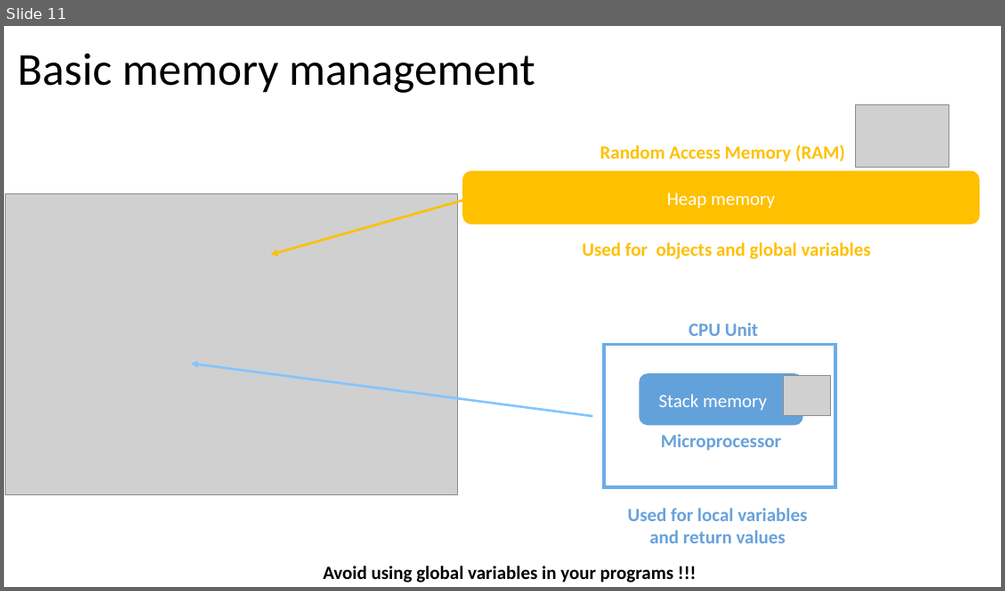
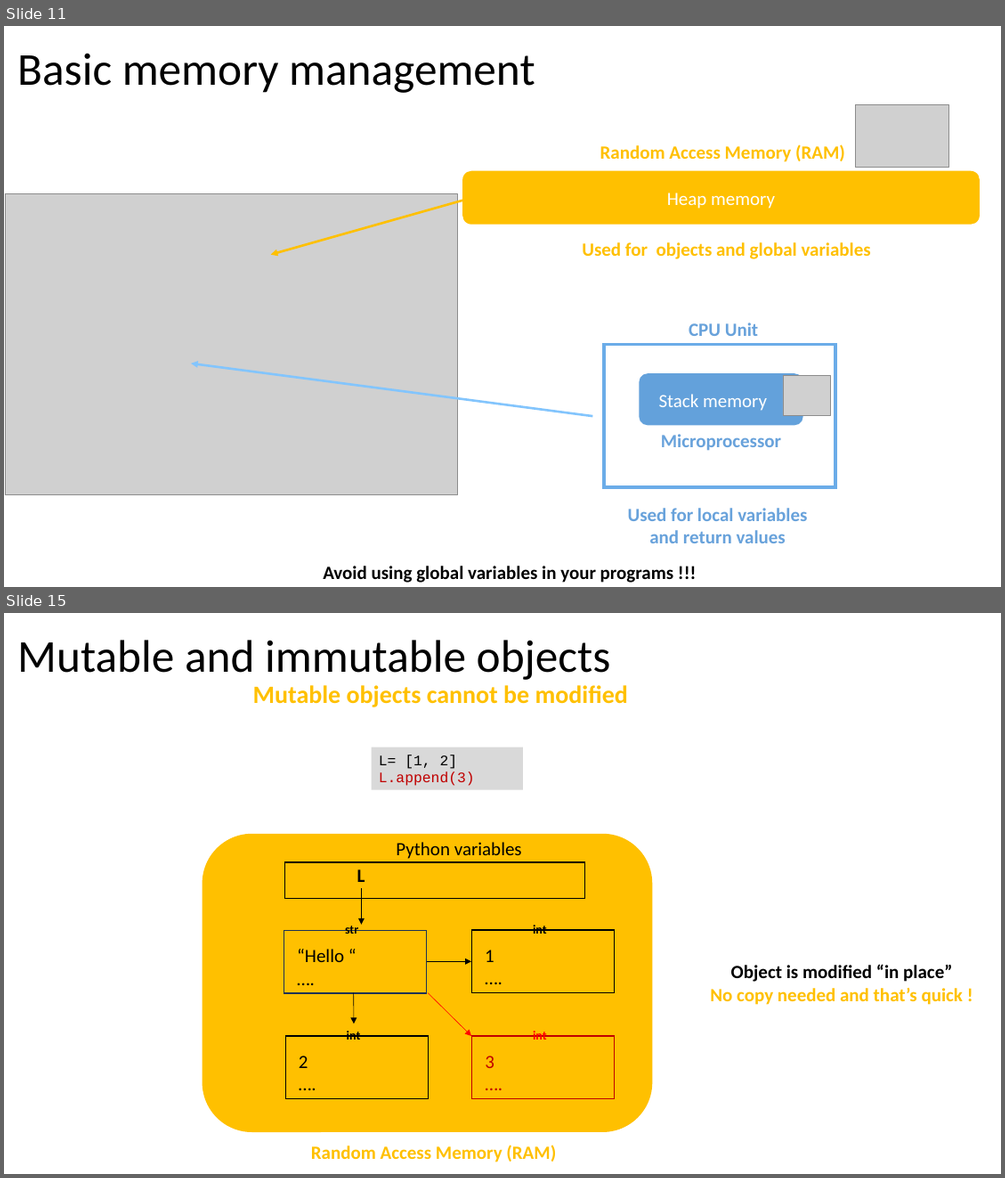
Before and after one commit to PierFF/OOP-INSA-Toulouse, a slide deck: OOP-Programming.pptx. Shown one above the other, each under a label of ours: slide 11 before the commit, slides 11 and 15 after it; the slides between them are not shown. The pictures are 1005x591 and 1005x1178 pixels, drawn with LibreOffice and Linux fonts; fonts in the diff are those of the drawing; grey boxes stand for pictures. Boxes give left, top, right and bottom in pixels: in the first picture for what was removed or moved away, otherwise in the second. Text is boxed around its words. In the diff, an @@ line names an element or a change of style, - is before the commit and + after.

```diff
--- a/OOP-Programming.pptx
+++ b/OOP-Programming.pptx
@@ slide 15 added at [4,613,1001,1174], background #FFFFFF @@
@@ text added at [17,640,611,680], 44 pt, text #000000 @@
+Mutable and immutable objects
@@ text added at [253,685,628,707], 24 pt, text #FFC000, bold @@
+Mutable objects cannot be modified
@@ rectangle added at [372,747,523,789], fill #D9D9D9, 14 pt, text #C00000 @@
+L= [1, 2]
+L.append(3)
@@ rounded rectangle added at [202,834,652,1132], fill #FFC000 @@
@@ text added at [396,842,522,859], 18 pt, text #000000 @@
+Python variables
@@ rectangle added at [285,862,585,898], outline #000000 1 pt @@
@@ text added at [357,869,365,882], 18 pt, text #000000, bold @@
+L
@@ arrow added from (362, 888) to (362, 925), #000000 0.5 pt @@
@@ rectangle added at [284,930,427,993], outline #1E3256 1 pt @@
@@ text added at [345,925,358,933], 12 pt, text #000000, bold @@
+str
@@ rectangle added at [472,930,615,993], outline #000000 1 pt @@
@@ text added at [533,925,547,933], 12 pt, text #000000, bold @@
+int
@@ text added at [297,949,344,962], 18 pt, text #000000 @@
+“Hello “
+….
@@ text added at [485,949,494,962], 18 pt, text #000000 @@
+1
+….
@@ arrow added from (428, 962) to (471, 962), #000000 0.5 pt @@
@@ text added at [710,964,963,1005], 18 pt, text #FFC000, bold @@
+Object is modified “in place”
+No copy needed and that’s quick !
@@ arrow added from (354, 993) to (354, 1023), #000000 0.5 pt @@
@@ group added at [428,993,615,1098]: 2 texts, 1 rectangle, 1 arrow @@
+3
+….
+int
@@ rectangle added at [286,1036,428,1098], outline #000000 1 pt @@
@@ text added at [347,1030,361,1039], 12 pt, text #000000, bold @@
+int
@@ text added at [299,1055,308,1068], 18 pt, text #000000 @@
+2
+….
@@ text added at [311,1144,556,1162], 18 pt, text #FFC000, bold @@
+Random Access Memory (RAM)
```
Also in this commit, not shown: 2 slides changed, 7 other slides added, 1 other file.
